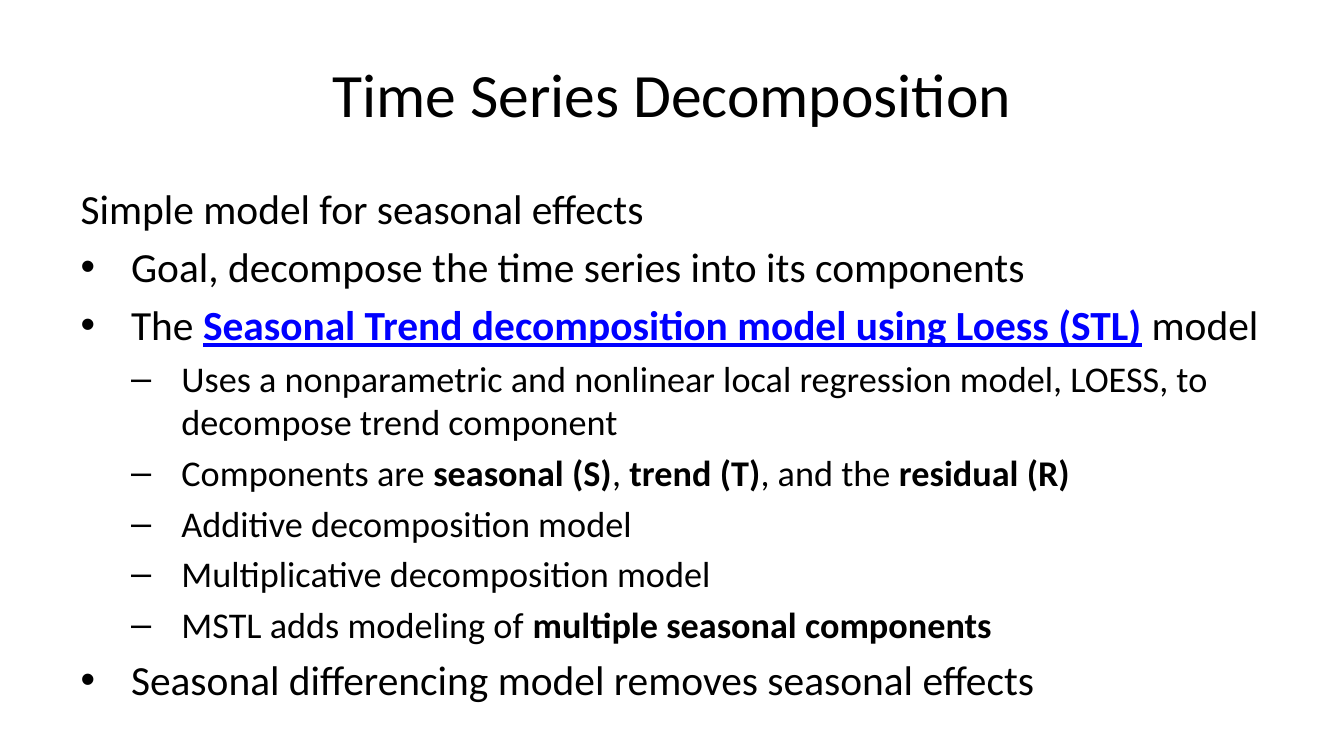
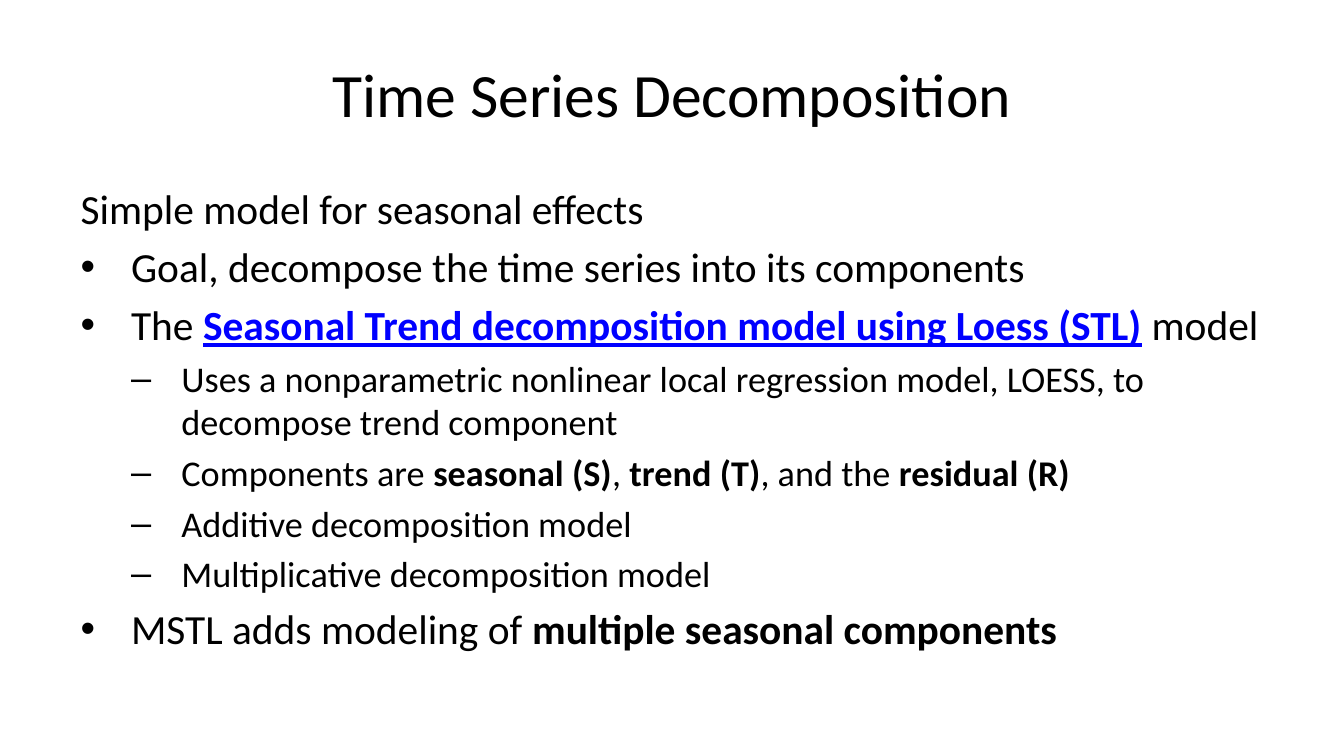
Before and after one commit to StephenElston/CSCI-E-83, a slide deck: slide 39 of LectureSlides/11_IntroductionToTimeSeries.pptx. Drawn at 1344x756 pixels with LibreOffice and Linux fonts; fonts in the diff are those of the drawing. Boxes give left, top, right and bottom in pixels: in the first picture for what was removed or moved away, otherwise in the second. Text is boxed around its words. In the diff, an @@ line names an element or a change of style, - is before the commit and + after.

```diff
--- a/LectureSlides/11_IntroductionToTimeSeries.pptx
+++ b/LectureSlides/11_IntroductionToTimeSeries.pptx
@@ text at [181,367,1144,441]: text changed @@
-  – Uses a nonparametric and nonlinear local regression model, LOESS, to decompose trend component
+  – Uses a nonparametric nonlinear local regression model, LOESS, to decompose trend component
@@ text at [131,615,1057,651]: size 19.4 to 22.2 pt in "MSTL adds modeling of multiple seasonal components"; bullet – to •; list level 2 to 1 in "MSTL adds modeling of multiple ..." @@
@@ text at [131,666,1035,696]: paragraph removed @@
-• Seasonal differencing model removes seasonal effects
```
Also in this commit, not shown: 15 other slides changed.
